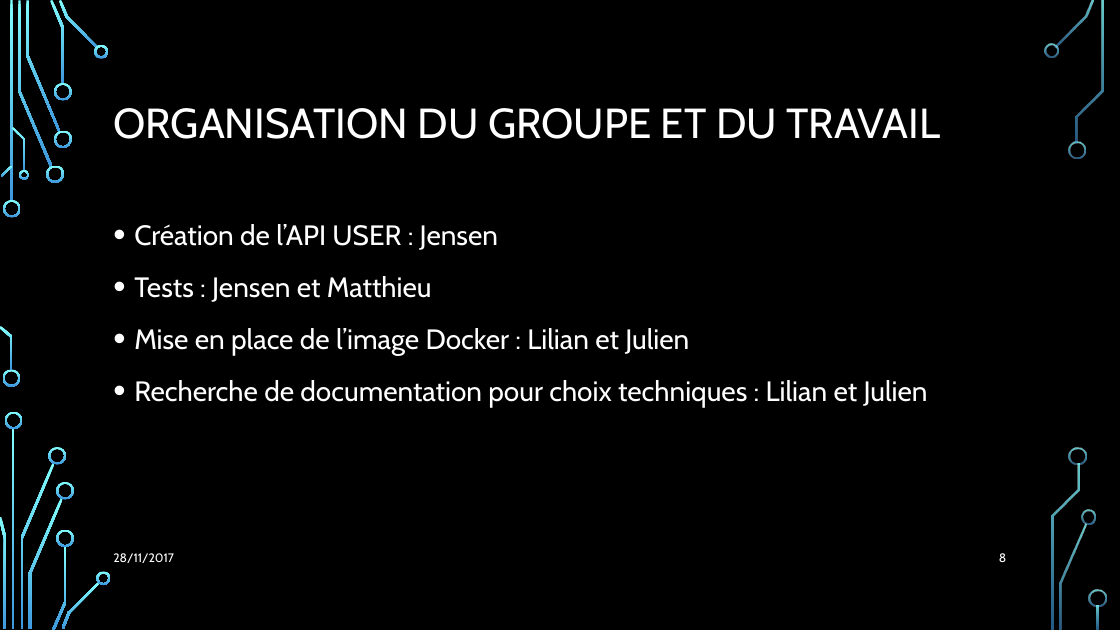
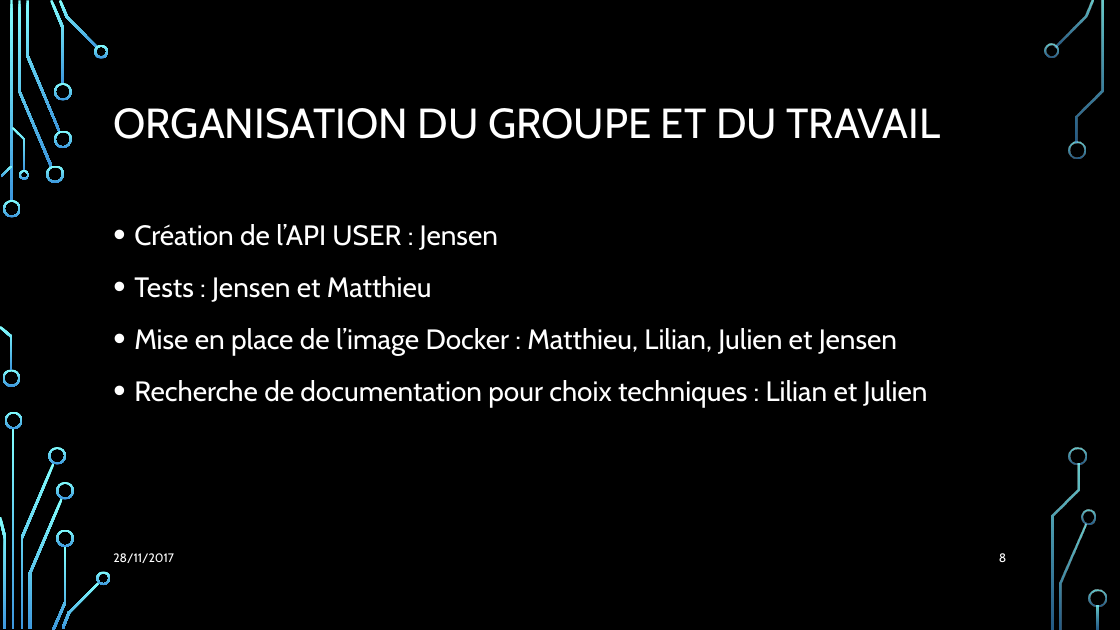
Before and after one commit to Julienbtn/cloud-project-equipe-7, a slide deck: slide 8 of Presentation Cloud.pptx. Drawn at 1120x630 pixels with LibreOffice and Linux fonts; fonts in the diff are those of the drawing; background and template pictures are left out. Boxes give left, top, right and bottom in pixels: in the first picture for what was removed or moved away, otherwise in the second. Text is boxed around its words. In the diff, an @@ line names an element or a change of style, - is before the commit and + after.

```diff
--- a/Presentation Cloud.pptx
+++ b/Presentation Cloud.pptx
@@ text at bbox=[134, 328, 897, 356]: text changed @@
-• Mise en place de l’image Docker : Lilian et Julien
+• Mise en place de l’image Docker : Matthieu, Lilian, Julien et Jensen
```
Also in this commit, not shown: 10 other slides changed.
